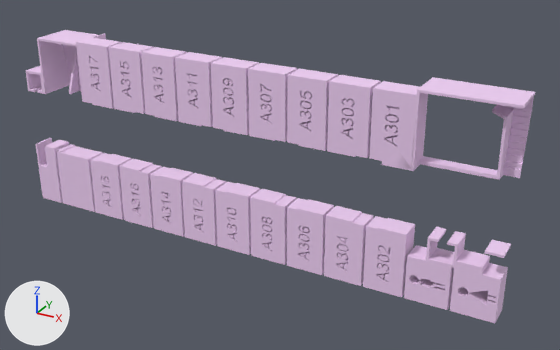
The OBJ model src/assets/3d-models/Edificio A/Edificio A - piso 3.obj: old version first, new version second.
Rendered twice from a camera (50 mm lens) standing at (55.3, -52.5, 31.2) and looking at (26.1, 0.7, 4.6). Lighting does not change. The marker at lower left points along +X, +Y and +Z. The picture after the commit comes second. Where no turn or scale is listed for an object, it has been applied to the vertices. Vertices at exactly the same position are counted once.

Names of what the first picture shows: 'Edificio A - piso 3'.
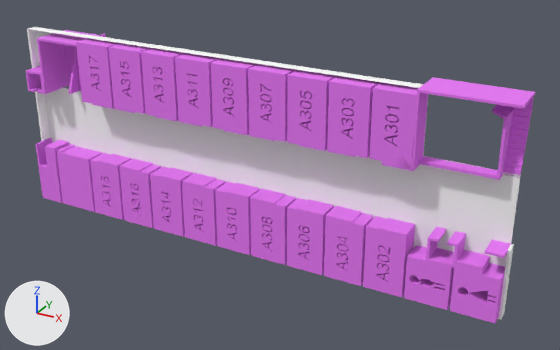
What the commit changed:
Material 'Acero_-_Satinado' (mat_acero___satinado) changes colour from pale pink #efcff4 to pink #ea77f7; in linear values from (0.867, 0.624, 0.906) to (0.82, 0.184, 0.933).
Material 'Acero_-_Satinado_1' (mat_acero___satinado_1) is new.
Its base color is (1.0, 1.0, 1.0) (white #ffffff).
Its roughness is 1.0.
me_edificio_a___piso_3 is used by ob_edificio_a___piso_3; location (0.0, 0.0, 0.0).
me_edificio_a___piso_3 had 11632 vertices, 23261 faces and spanned x 0.3..45.9, y -2.0..1.7, z -2.3..14.8.
me_edificio_a___piso_3 now has 11855 vertices, 23859 faces and spans x 0.1..46.1, y -2.0..1.7, z -2.5..14.8.
me_edificio_a___piso_3 part 1: 234 vertices moved within x 8.4..37.2, y -2.0, z -0.2..13.2; 6175 vertices removed from x 8.3..45.7, y -1.4..-0.2, z -1.4..13.4; 6398 vertices added at x 0.1..46.1, y -1.5..0.1, z -2.5..14.6.
me_edificio_a___piso_3 gains material mat_acero___satinado_1 (white #ffffff).

Location of each change, (x1, y1, x2, y2) in pixels of the pictures (560 x 350 px; the box of a moved part takes in the faces that stretch with it):
'Edificio A - piso 3', recoloured, reshaped (pale pink to pink)
    before: (25, 30, 535, 323)
    after: (25, 27, 535, 323)
part 1 of me_edificio_a___piso_3, moved or reshaped (mostly hidden before)
    before: (88, 56, 496, 305)
    after: (27, 27, 521, 320)
